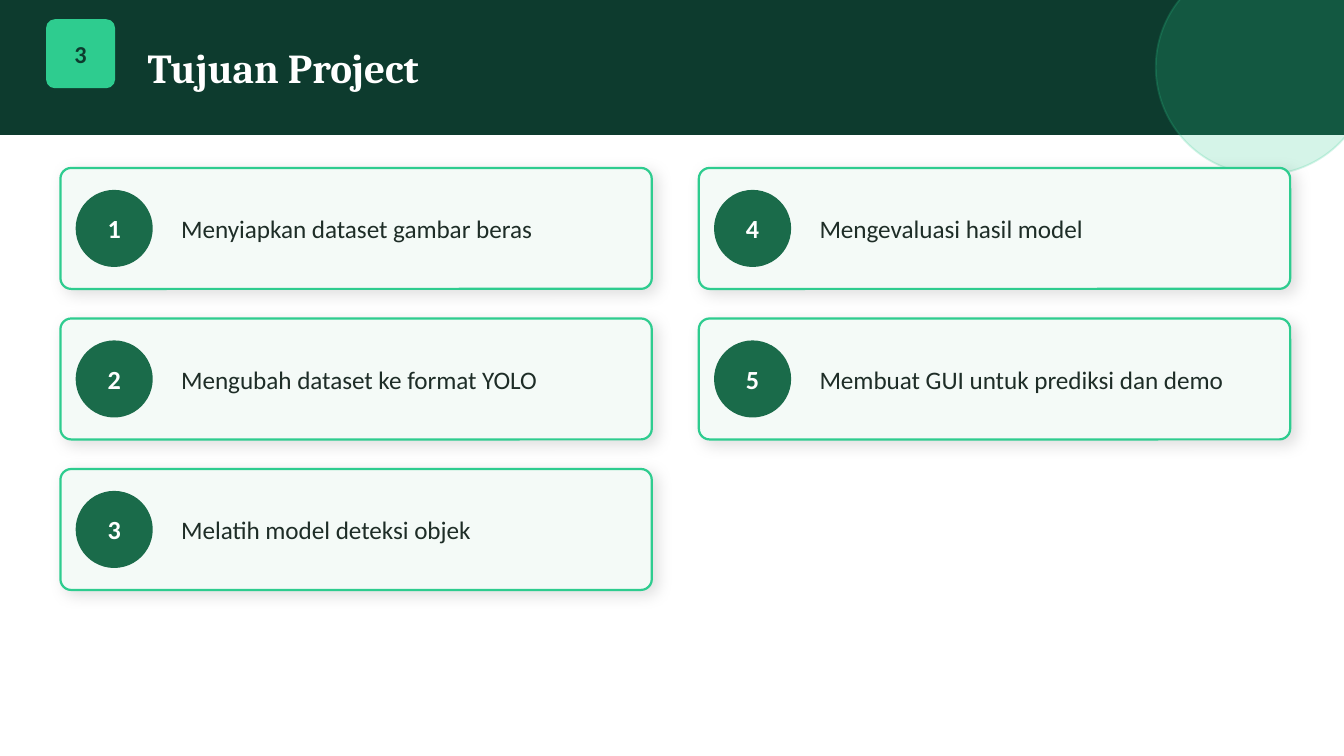
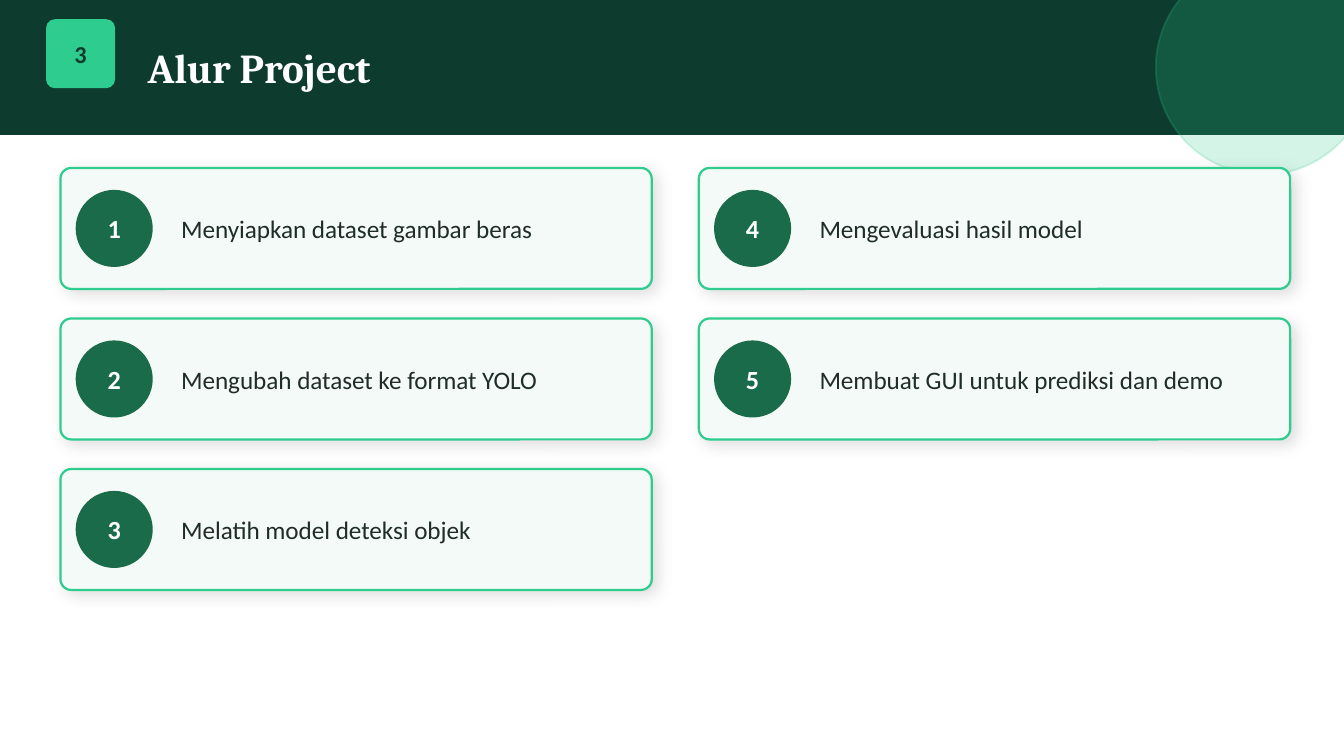
Before and after one commit to yadiefr/Machine-Learning-Deteksi-Objek-Beras, a slide deck: slide 3 of DeteksiBeras_YOLO.pptx. Drawn at 1344x756 pixels with LibreOffice and Linux fonts; fonts in the diff are those of the drawing. Boxes give left, top, right and bottom in pixels: in the first picture for what was removed or moved away, otherwise in the second. Text is boxed around its words. In the diff, an @@ line names an element or a change of style, - is before the commit and + after.

```diff
--- a/DeteksiBeras_YOLO.pptx
+++ b/DeteksiBeras_YOLO.pptx
@@ text at [148,54,371,92]: text changed @@
-Tujuan Project
+Alur Project
```
Also in this commit, not shown: 9 other slides changed, 1 slide added, 4 slides removed, 4 other files.
